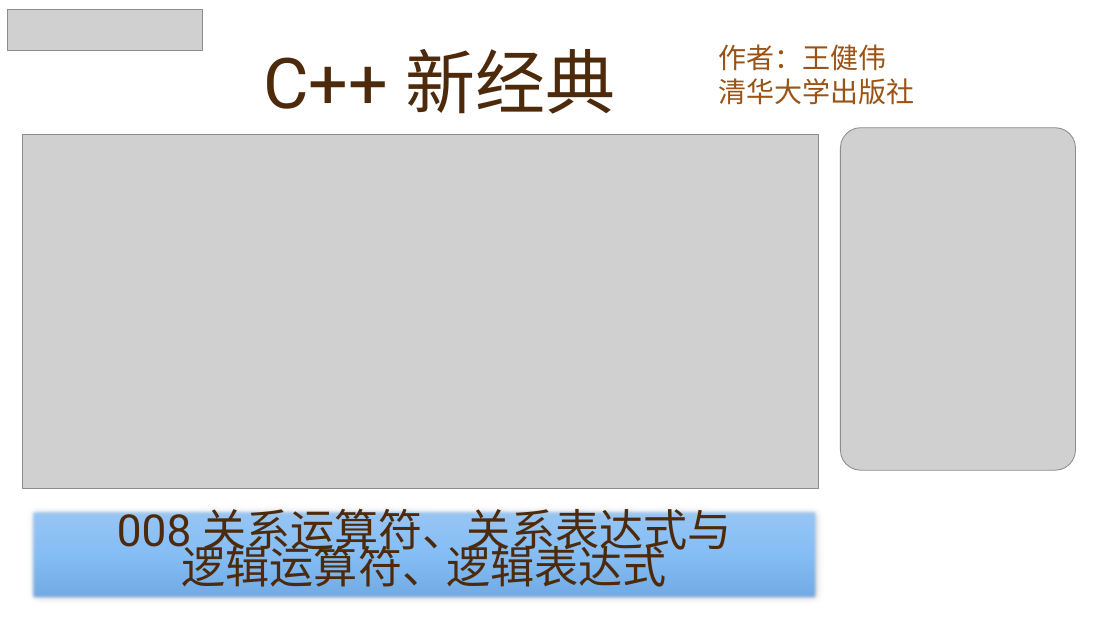
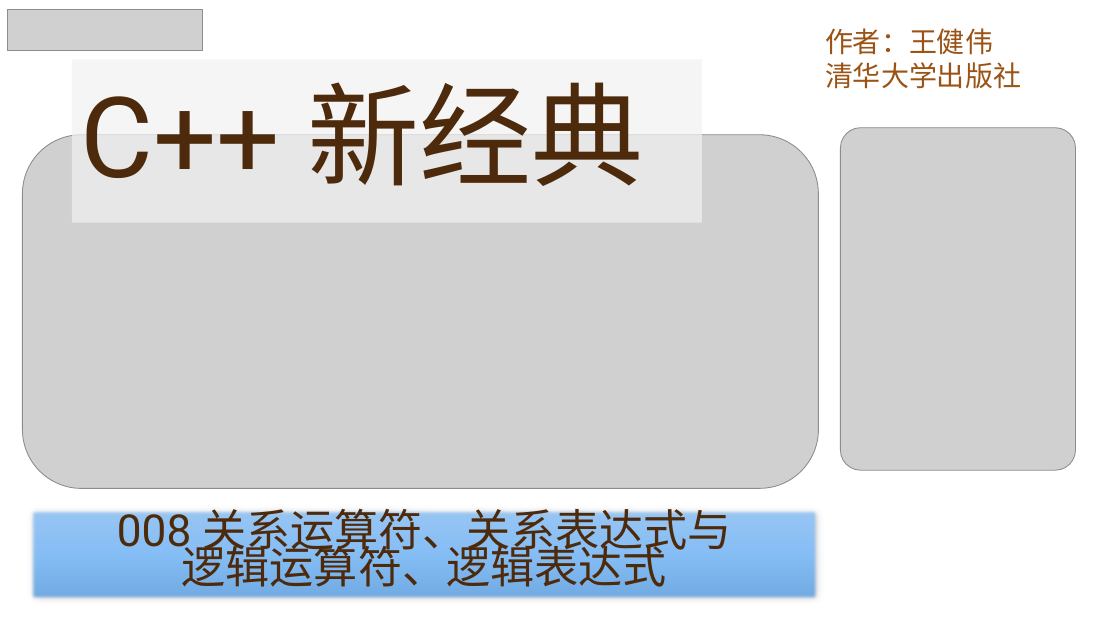
Before and after one commit to yasenstar/learn_cpp, a slide deck: slide 8 of cpp_new/C++ 新经典.pptx. Drawn at 1120x630 pixels with LibreOffice and Linux fonts; fonts in the diff are those of the drawing; grey boxes stand for pictures; background and template pictures are left out. Boxes give left, top, right and bottom in pixels: in the first picture for what was removed or moved away, otherwise in the second. Text is boxed around its words. In the diff, an @@ line names an element or a change of style, - is before the commit and + after.

```diff
--- a/cpp_new/C++ 新经典.pptx
+++ b/cpp_new/C++ 新经典.pptx
@@ subtitle "作者：王健伟": place and size @@
-subtitle "作者：王健伟" at <box>718,44,914,105</box>
+subtitle "作者：王健伟" at <box>825,28,1021,89</box>
@@ title "C++ 新经典": place and size @@
-title "C++ 新经典" at <box>263,49,616,114</box>
+title "C++ 新经典" at <box>71,60,702,223</box>
@@ title "C++ 新经典" at <box>71,60,702,223</box>: size 60 to 96 pt; vertical alignment bottom to middle; fill none to #F2F2F2 at 70% opacity @@
```
Also in this commit, not shown: 10 other slides changed, 1 slide added, 29 other files.
